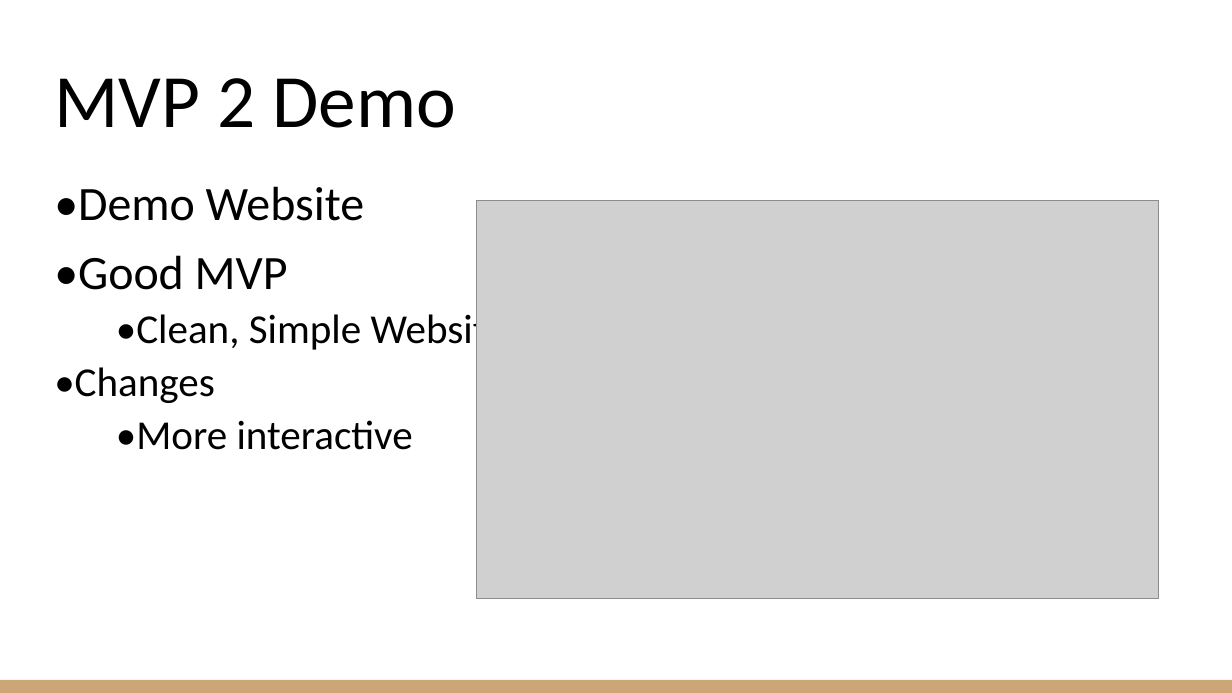
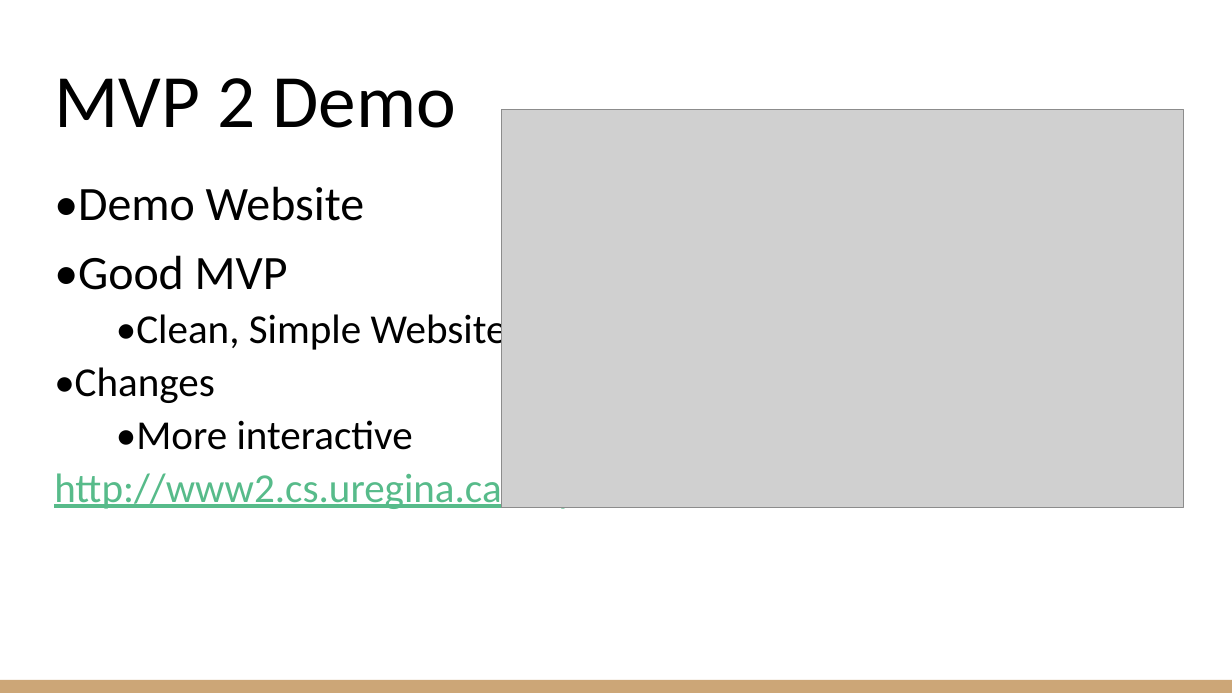
Before and after one commit to ayonoaduo/Hygge, a slide deck: slide 6 of MILESTONE 4/POWERPOINT/Milestone 4 Presentation.pptx. Drawn at 1232x693 pixels with LibreOffice and Linux fonts; fonts in the diff are those of the drawing; grey boxes stand for pictures. Boxes give left, top, right and bottom in pixels: in the first picture for what was removed or moved away, otherwise in the second. Text is boxed around its words. In the diff, an @@ line names an element or a change of style, - is before the commit and + after.

```diff
--- a/MILESTONE 4/POWERPOINT/Milestone 4 Presentation.pptx
+++ b/MILESTONE 4/POWERPOINT/Milestone 4 Presentation.pptx
@@ picture: place and size @@
-picture at [477, 201, 1159, 599]
+picture at [501, 110, 1184, 508]
@@ text at [54, 468, 967, 512]: paragraph added @@
+http://www2.cs.uregina.ca/~ayonoado/374/main.html
```
Also in this commit, not shown: 3 other slides changed.
